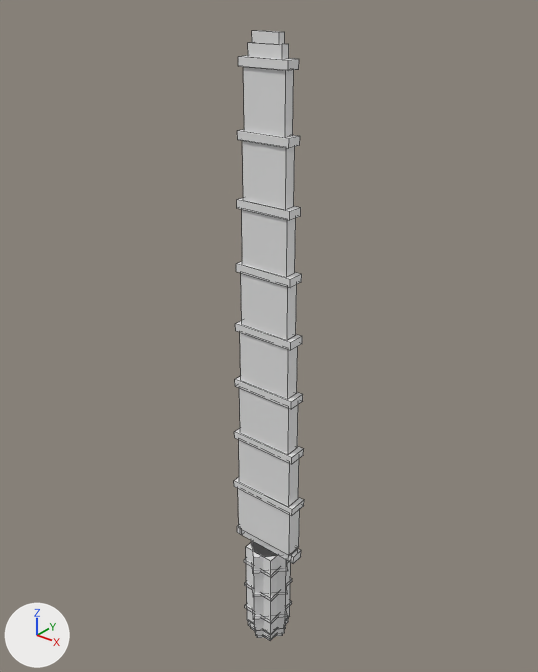
Before and after pictures for a commit that changed the OBJ model client/src/main/resources/assets/bong/models/item/bamboo_jian/bamboo_jian.obj.
Rendered twice from a camera (50 mm lens) standing at (1.323, -1.526, 1.776) and looking at (0.473, -0.464, 1.117). Lighting does not change. The marker at lower left points along +X, +Y and +Z. The first picture is the older version. Mesh edges are drawn as thin lines. Where no turn or scale is listed for an object, it has been applied to the vertices.

The first picture shows 'bamboo_jian'.
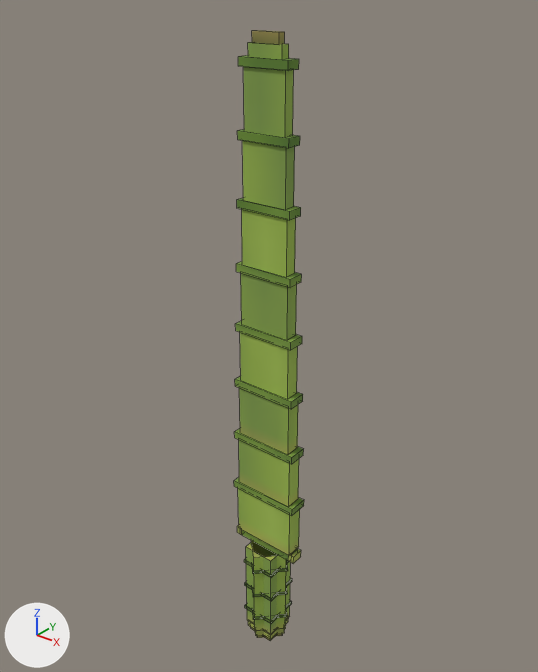
Changed parts and their boxes [x1, y1, x2, y2] in the pictures (538 x 672 px):
'bamboo_jian', recoloured (white to green)
    both: [234, 30, 304, 641]

What changed in the scene script:
```text
Add img_atlas:
    img_atlas = load_image('atlas', '../../../textures/item/bamboo_jian/atlas.png', 64, 64, 'sRGB')
Add mat_bamboo_jian_atlas:
    mat_bamboo_jian_atlas = principled_material('bamboo_jian_atlas')
    mat_bamboo_jian_atlas.texture = img_atlas
    mat_bamboo_jian_atlas.roughness = 0.9
Change me_bamboo_jian:
    where me_bamboo_jian.from_pydata(...)  # 264 vertices, 198 faces; spans x 0.419..0.581, y -0.556..-0.444, z 0.359..1.692
    add me_bamboo_jian.materials.append(mat_bamboo_jian_atlas)  # picture img_atlas
```
